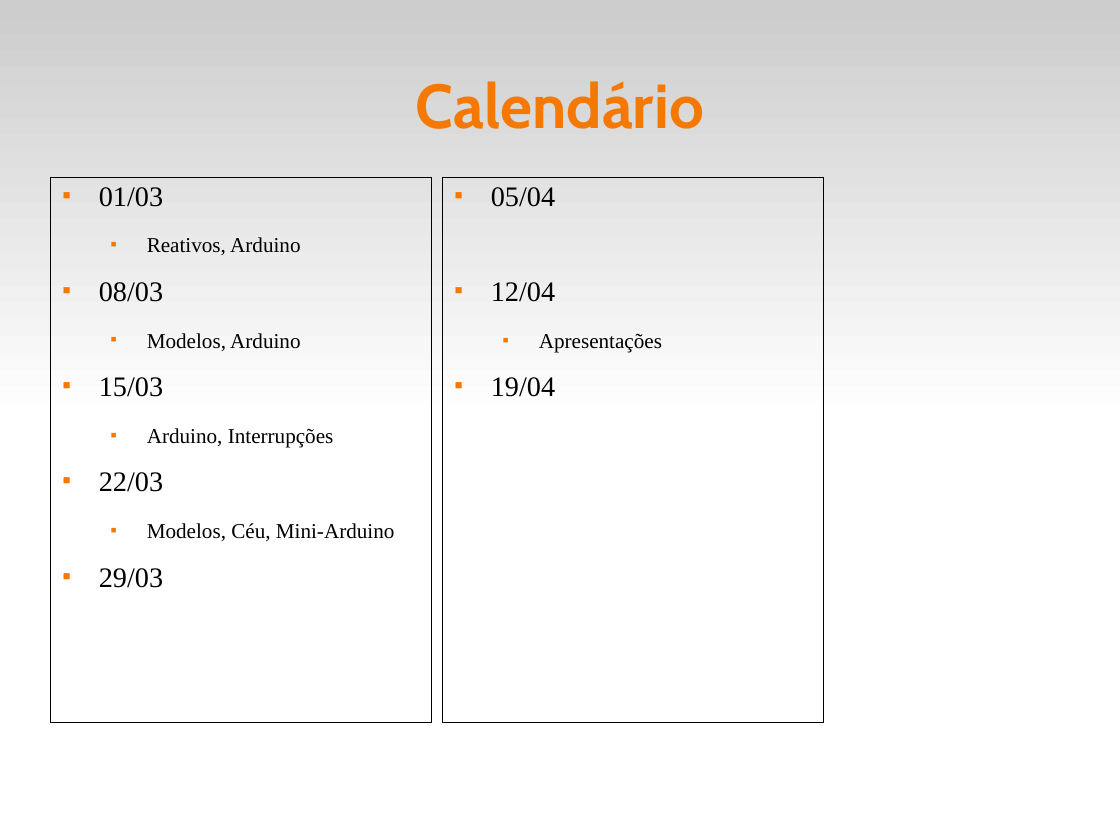
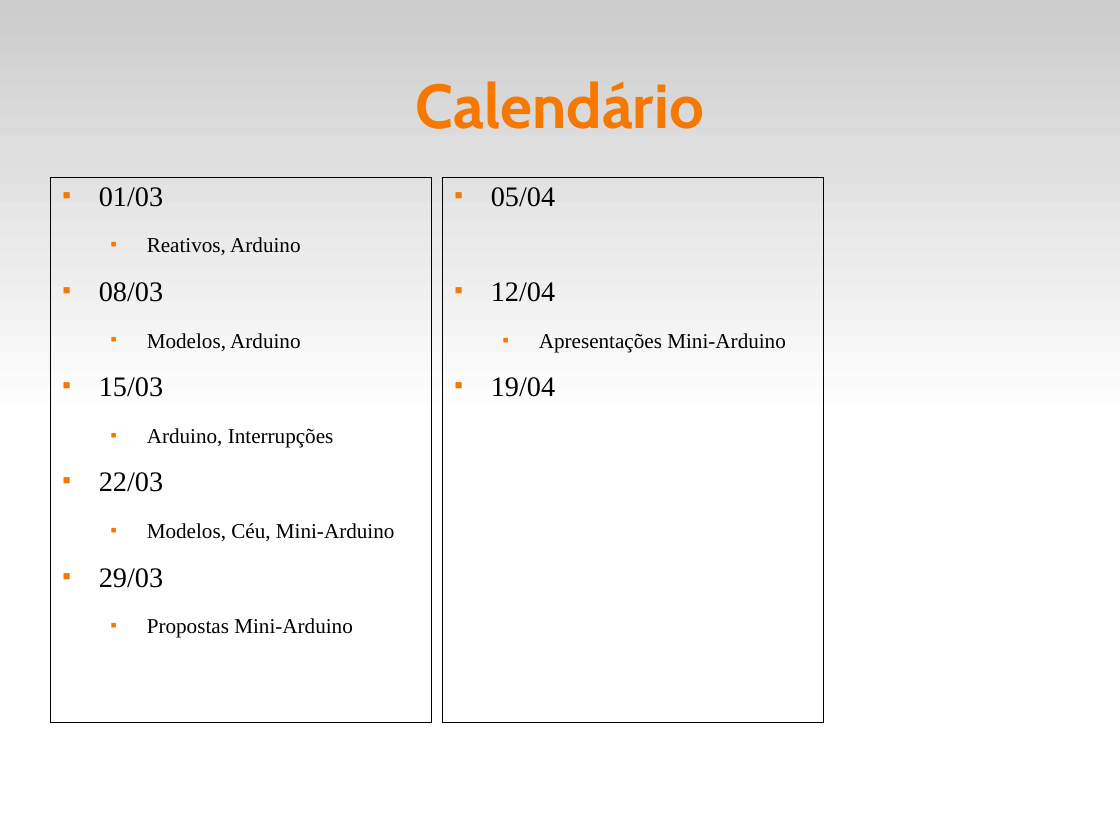
Before and after one commit to fsantanna-uerj/reativos, a slide deck: slide 13 of slides/00_intro.odp. Drawn at 1120x840 pixels with LibreOffice and Linux fonts; fonts in the diff are those of the drawing. Boxes give left, top, right and bottom in pixels: in the first picture for what was removed or moved away, otherwise in the second. Text is boxed around its words. In the diff, an @@ line names an element or a change of style, - is before the commit and + after.

```diff
--- a/slides/00_intro.odp
+++ b/slides/00_intro.odp
@@ text at (539,333,786,352): text changed @@
-  ■ Apresentações
+  ■ Apresentações Mini-Arduino
@@ text at (147,618,353,638): paragraph added @@
+  ■ Propostas Mini-Arduino
```
Also in this commit, not shown: 11 other files.
